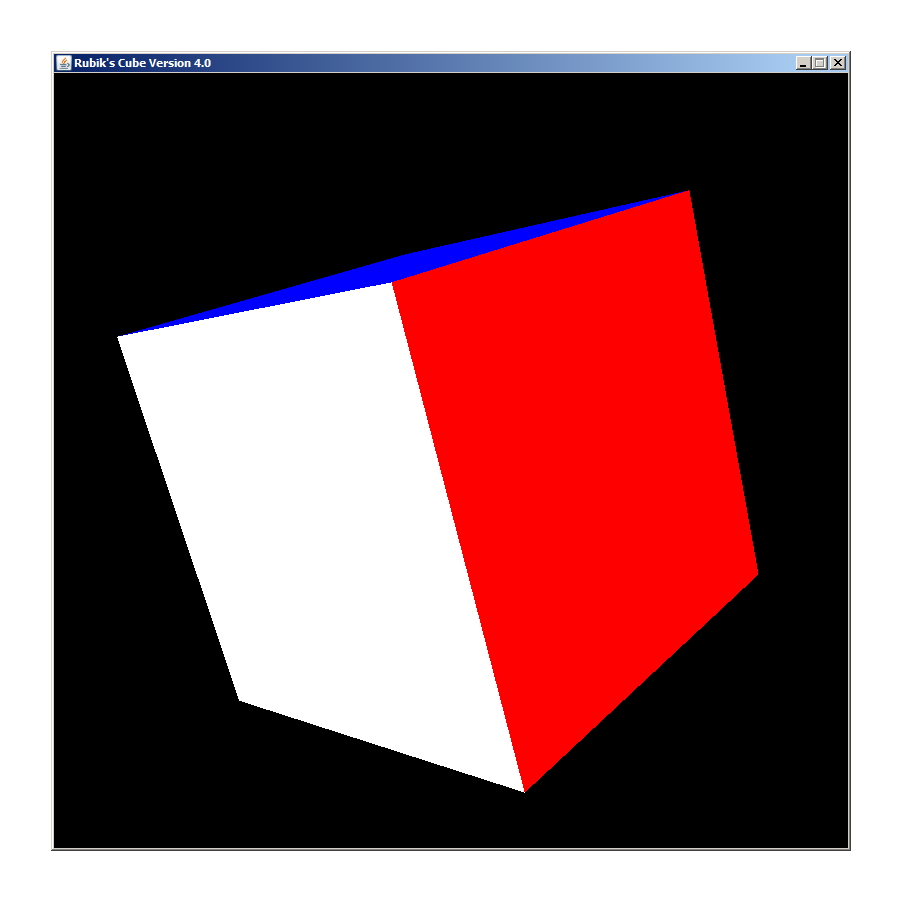
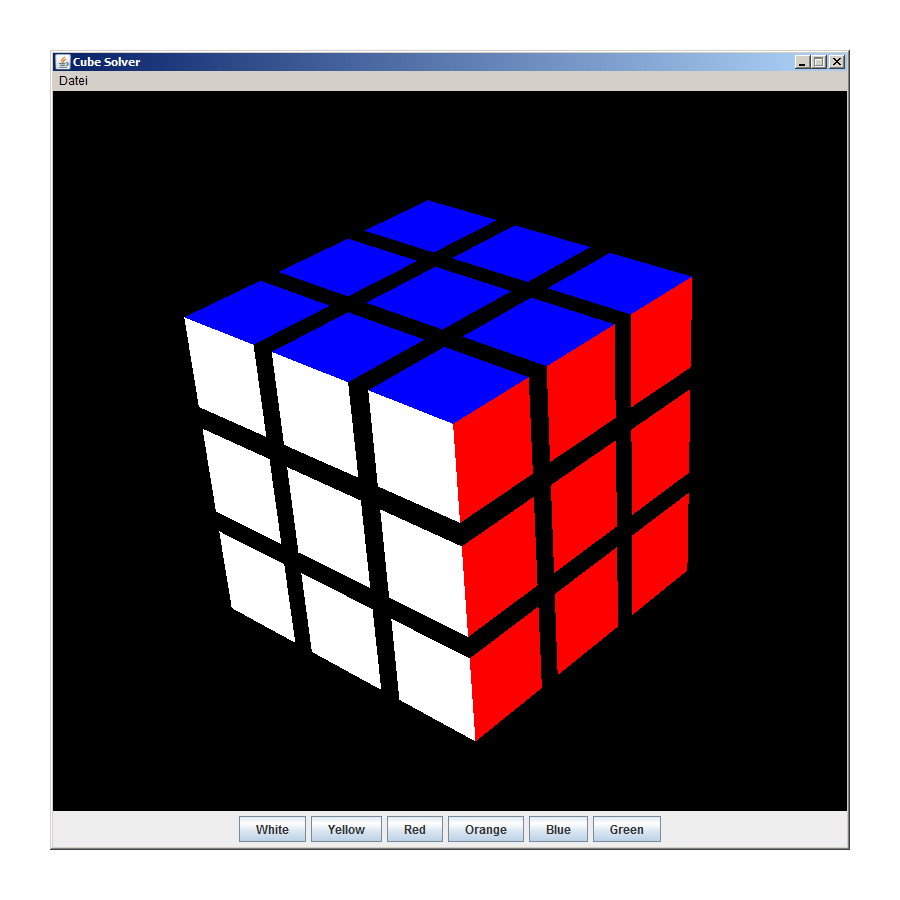
The second 900 × 900 image is a revision of the first. Changes to its layers:
added layer "Rubik's Cube.png" above "Ebene 3" over (x1=50, y1=50, x2=850, y2=850)
hid "Ebene 3" over (x1=51, y1=51, x2=851, y2=851)
